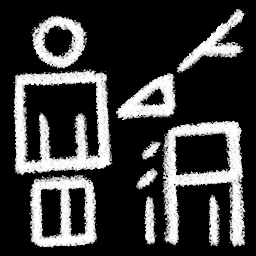
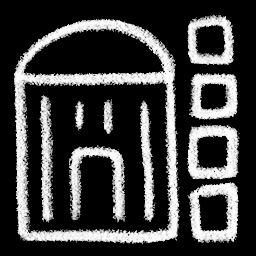
Comparing the layer stacks of the two 256×256 images. Changes:
added layer "Layer 6" above "Layer 5" over <box>13,13,240,244</box>
hid "Layer 2" over <box>13,9,246,248</box>
